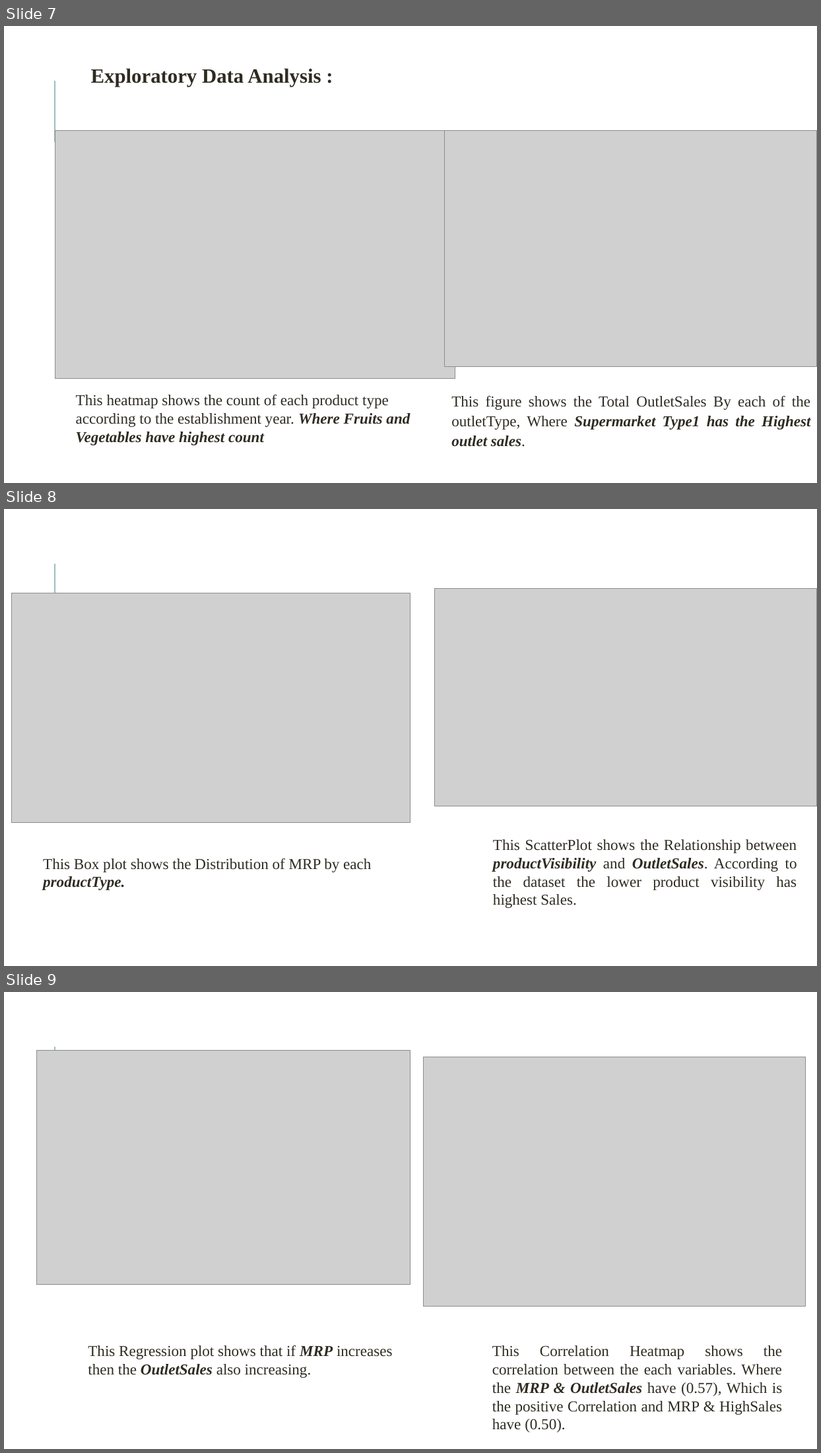
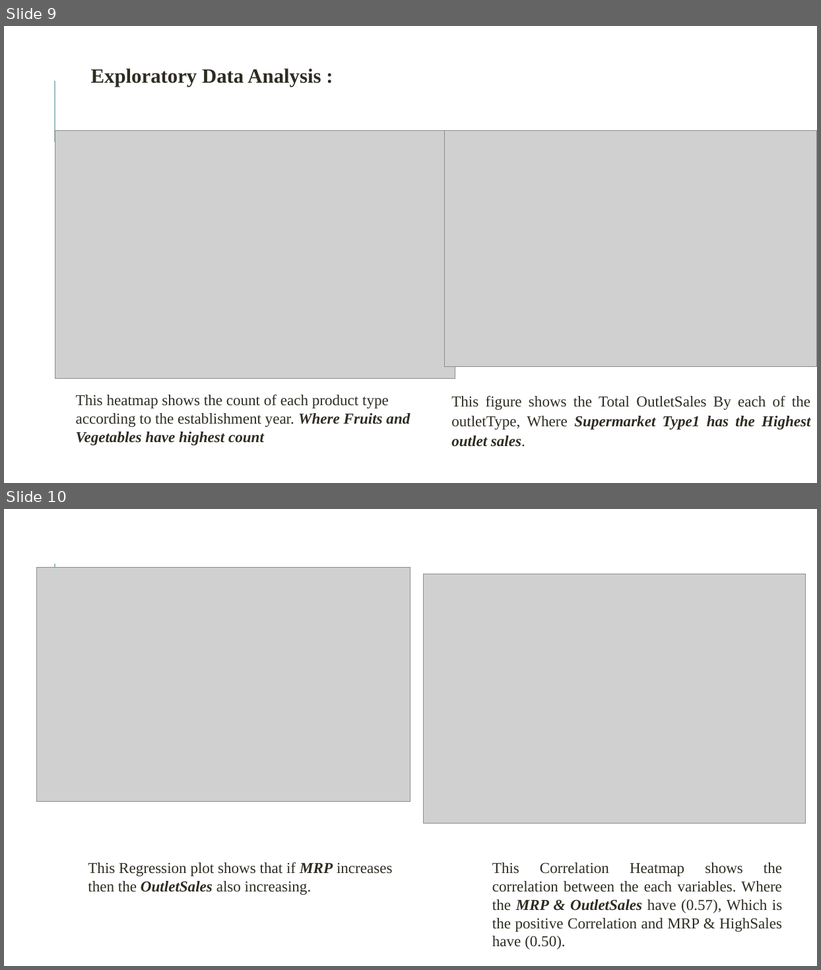
Before and after one commit to Karthik0505/KARTHIK.N_DataVista-Sales-Data-Analysis-and-Visualization_Infosys_Internship_Oct2024, a slide deck: Final_Project/PRESENTATION.pptx. Shown one above the other, each under a label of ours: slides 7, 8 and 9 before the commit, slides 9 and 10 after it. The pictures are 821x1453 and 821x970 pixels, drawn with LibreOffice and Linux fonts; fonts in the diff are those of the drawing; grey boxes stand for pictures. Boxes give left, top, right and bottom in pixels: in the first picture for what was removed or moved away, otherwise in the second. Text is boxed around its words. In the diff, an @@ line names an element or a change of style, - is before the commit and + after.

```diff
--- a/Final_Project/PRESENTATION.pptx
+++ b/Final_Project/PRESENTATION.pptx
@@ slide 8 removed at [4, 509, 817, 966], background #FFFFFF; not listed: 1 template element that a slide beside it also shows @@
@@ picture removed at [11, 593, 411, 823] @@
@@ picture removed at [435, 588, 817, 806] @@
@@ text removed at [493, 840, 797, 908] @@
-This ScatterPlot shows the Relationship between productVisibility and OutletSales. According to the dataset the lower product visibility has highest Sales.
@@ text removed at [43, 858, 371, 890] @@
-This Box plot shows the Distribution of MRP by each productType.
@@ what was slide 7 is now slide 9 @@
@@ what was slide 9 is now slide 10 @@
```
Also in this commit, not shown: 3 slides changed, 5 slides added, 2 other slides removed.
